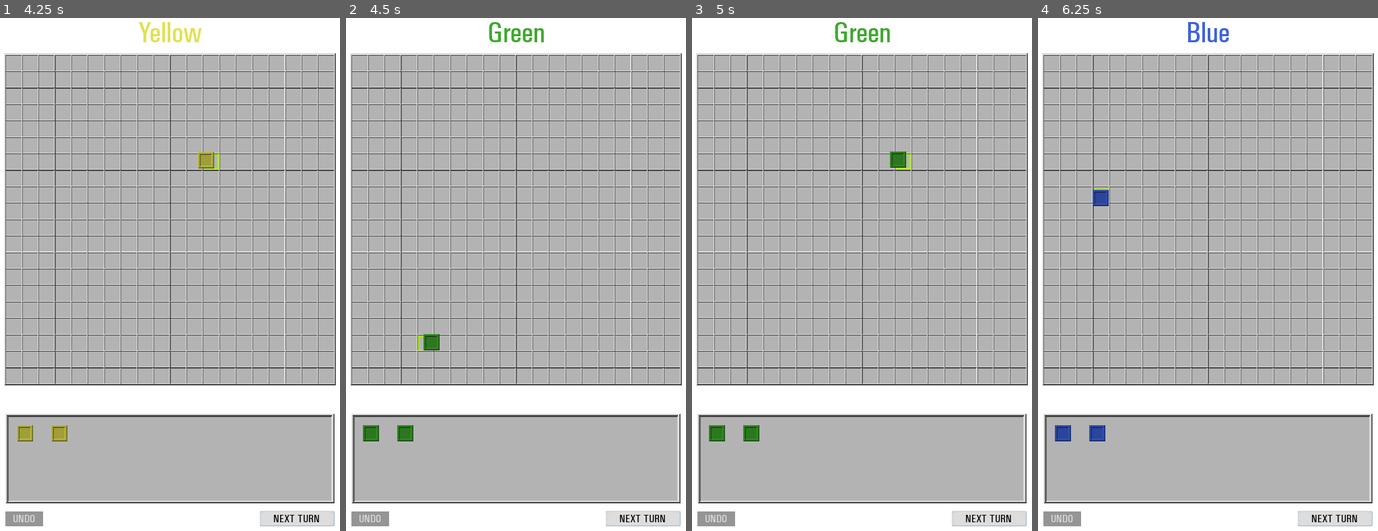
Above: before the commit, frames 1-4 (left to right).
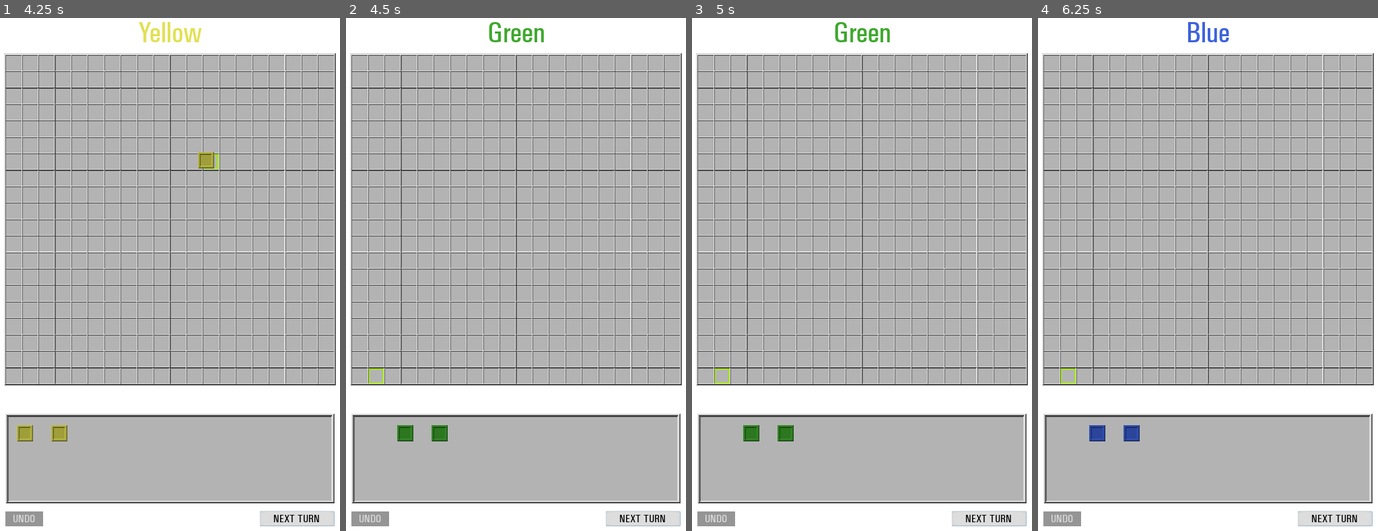
Above: after the commit, the same moments.

Repository: AntonDanylenko/godotBlokus
Game: Godot game, scene res://data/HUD.tscn
The game is run twice, just before and just after one commit, with the same random seed, the same clock (stepped at 60 frames per second) and the same inputs.
Inputs (mouse positions are in pixels of both pictures, inside the frame that each line leads up to):
- Up to frame 1 (4.25 s): click "START GAME" at 0.5 s; click "NEXT TURN" at 1.25 s; click "NEXT TURN" at 2 s; click "NEXT TURN" at 2.75 s; tap Enter at 3.5 s; drag from (23, 433) to (207, 161) at 3.52 s
- Up to frame 2 (4.5 s): tap Space at 4.25 s; drag from (369, 433) to (553, 161) at 4.27 s
- Up to frame 3 (5 s): no input
- Up to frame 4 (6.25 s): tap Enter at 5 s; move the mouse to (1061, 433) at 5.02 s; click (1061, 433) at 5.17 s; tap Space at 5.75 s; drag from (1061, 433) to (1099, 197) at 5.77 s

Frame 1 is identical in both runs. In frame 2, 0.5% of the frame differs, in the area x 4-30%, y 61-83%; in frame 3, 0.5%, in the area x 4-65%, y 26-83%; in frame 4, 0.5%.
Error before the commit: Invalid get index 'Piece:[Area2D:1367]' (on base: 'Dictionary'). (res://src/HUD.gd:203)

Commit message:
Cleaned up code and fixed more minor bugs.

Diff:
--- a/src/HUD.gd
+++ b/src/HUD.gd
@@ -76,6 +76,21 @@
 	piece.visible = false
 	return piece
 
+func _reset_piece_on_tray():
+	# Put piece back into container in tray and center it
+	curContainer.add_child(curPiece)
+	curPiece.get_node("CollisionShape2D").position = Vector2(0,0)
+	curPiece.get_node("Sprite").position = Vector2(0,0)
+	# Make everything visible and reset curPiece variable
+	curContainer.visible = true
+	curPiece.visible = true
+	curPiece = null
+	curContainer = null
+	locationPlaced = null
+	# Disable undo button
+	$UndoButton.disabled = true
+
+
 
 func _ready():
 	# Instantiate globals
@@ -196,48 +211,30 @@
 	curContainer.visible = false
 	add_child(curPiece)
 
-func _on_Piece_dropped(id):
-	print(str(id) + " Dropped")
+func _on_Piece_dropped():
 	print(str(curPiece) + " Dropped")
 	# Snap piece to nearest tile when dropped over board.
-	if pieceDict[id]["overBoard"]:
+	if pieceDict[curPiece]["overBoard"]:
 		# Remove outline from nearest square.
 		if curSelected != null:
 			$Board/SelectionTiles.set_cellv(curSelected,-1)
 			curSelected = null
 		# Get board coordinate of drop.
-		var nearestSquare = _get_nearest_square(id)
+		var nearestSquare = _get_nearest_square(curPiece)
 		locationPlaced = Vector2(nearestSquare.x/TILESIZE.x, nearestSquare.y/TILESIZE.y)
-		# Center piece, remove it from HUD, and signal board that it has been placed.
-		id.get_node("CollisionShape2D").position = Vector2(0,0)
-		id.get_node("Sprite").position = Vector2(0,0)
-		remove_child(id)
-		emit_signal("piece_placed", id.get_color(), locationPlaced)
+		# Remove piece from HUD, and signal board that it has been placed.
+		remove_child(curPiece)
+		emit_signal("piece_placed", curPiece.get_color(), locationPlaced)
 		# Prepare undo functionality
 		$UndoButton.disabled = false
 		# Restrict tray
 #		$PieceTray.disabled = true
 	# Place piece back on tray if dropped anywhere other than board.
 	else:
-		remove_child(id)
-		# Put piece back into container in tray and center it
-		curContainer.add_child(id)
-		id.get_node("CollisionShape2D").position = Vector2(0,0)
-		id.get_node("Sprite").position = Vector2(0,0)
-		# Make everything visible and reset curPiece variable
-		curContainer.visible = true
-		id.visible = true
-		curPiece = null
-		curContainer = null
-		locationPlaced = null
+		remove_child(curPiece)
+		_reset_piece_on_tray()
 
 func _on_UndoButton_pressed():
 	# Remove recently used piece from board and place back on tray
 	emit_signal("piece_undone", curPiece.get_color(), locationPlaced)
-	curContainer.add_child(curPiece)
-	curContainer.visible = true
-	curPiece.visible = true
-	curPiece = null
-	curContainer = null
-	locationPlaced = null
-	$UndoButton.disabled = true
+	_reset_piece_on_tray()
--- a/src/Piece.gd
+++ b/src/Piece.gd
@@ -3,7 +3,7 @@
 signal overBoard(id)
 signal notOverBoard(id)
 signal pickedup(id)
-signal dropped(id)
+signal dropped()
 
 # Variables
 var COLORS = {"R":"e41f1f","G":"3fa92e","B":"3d63dd","Y":"e2e152"}
@@ -42,7 +42,7 @@
 #		print("Piece clicked")
 #		print(self)
 		if dragging:
-			emit_signal('dropped', self)
+			emit_signal('dropped')
 		else:
 			emit_signal('pickedup', self)
 		dragging = not dragging
